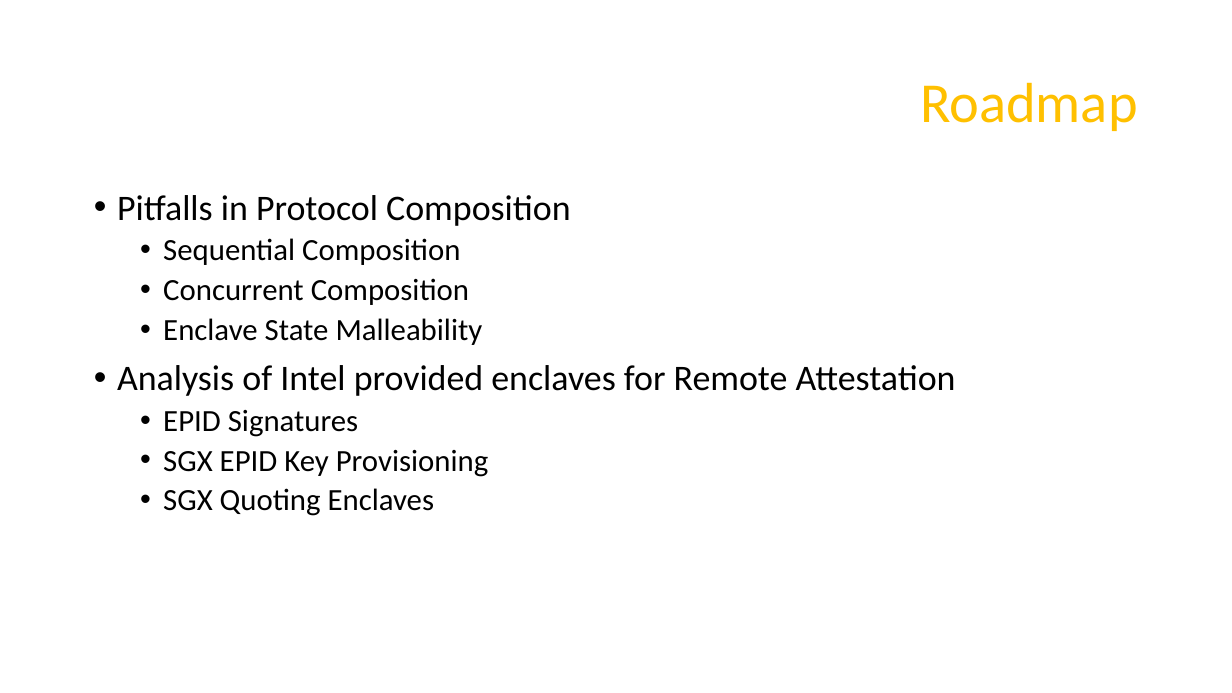
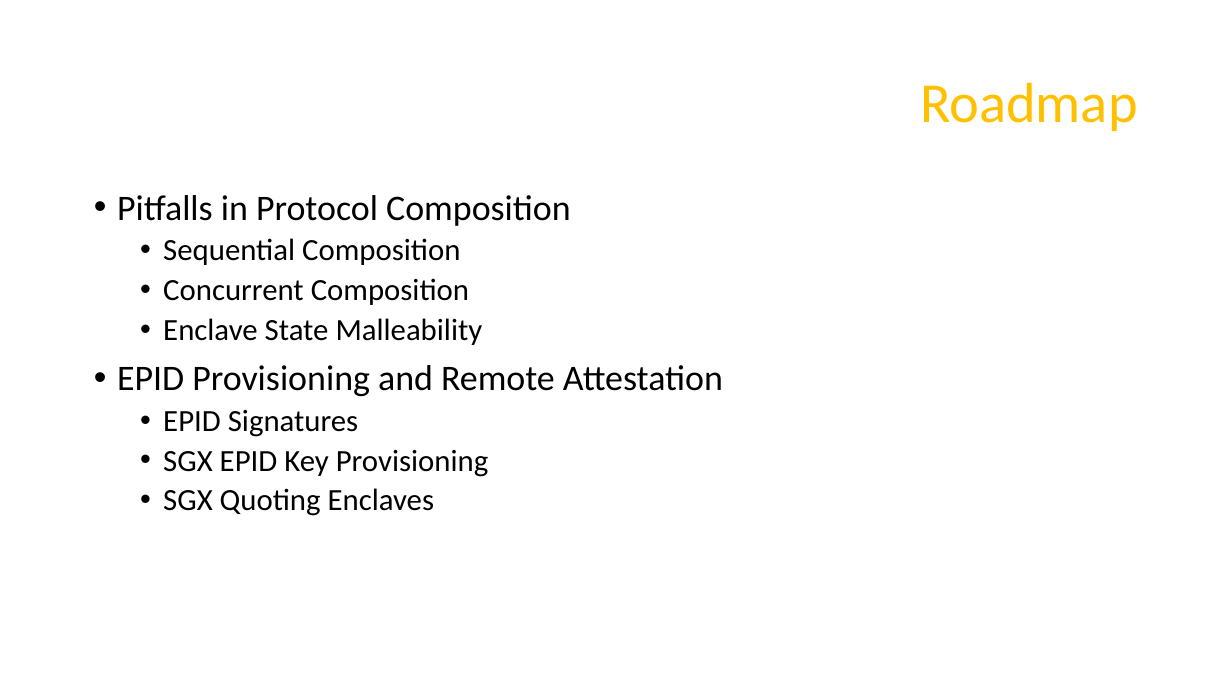
Before and after one commit to axelexic/sgx_remote_attestation_bh_17, a slide deck: slide 2 of presentation/us-17-Swami-SGX-Remote-Attestation-Is-Not-Sufficient.pptx. Drawn at 1232x693 pixels with LibreOffice and Linux fonts; fonts in the diff are those of the drawing; background and template pictures are left out. Boxes give left, top, right and bottom in pixels: in the first picture for what was removed or moved away, otherwise in the second. Text is boxed around its words. In the diff, an @@ line names an element or a change of style, - is before the commit and + after.

```diff
--- a/presentation/us-17-Swami-SGX-Remote-Attestation-Is-Not-Sufficient.pptx
+++ b/presentation/us-17-Swami-SGX-Remote-Attestation-Is-Not-Sufficient.pptx
@@ text at [117,365,723,396]: text changed @@
-• Analysis of Intel provided enclaves for Remote Attestation
+• EPID Provisioning and Remote Attestation
```
Also in this commit, not shown: 12 other slides changed, 4 slides added, 2 slides removed, 3 other files.
